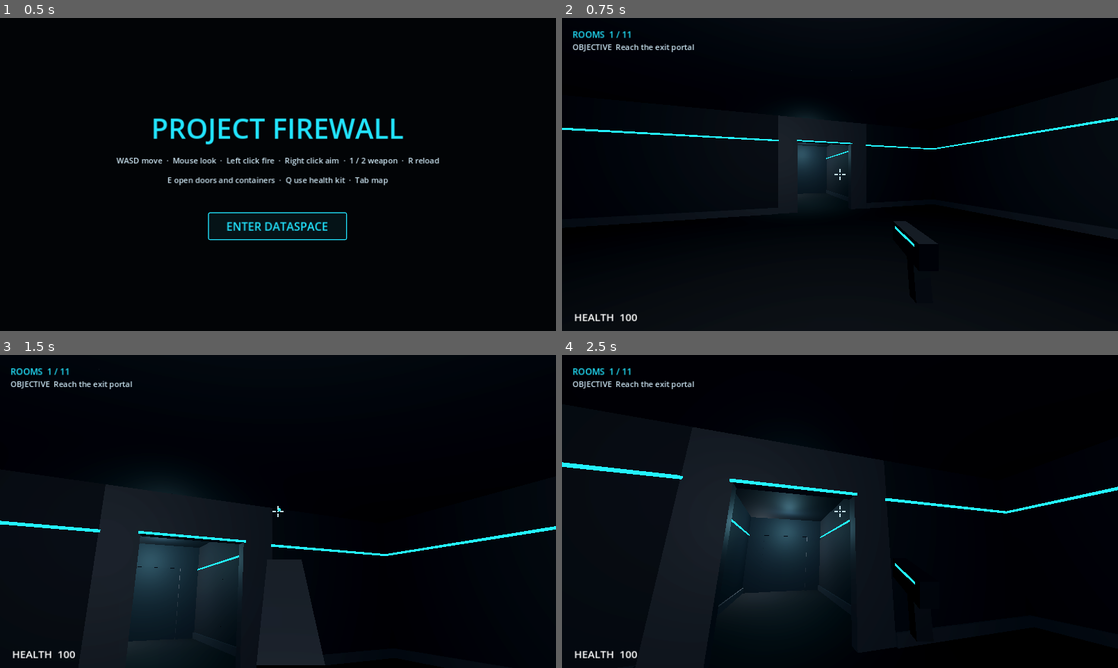
Above: before the commit, frames 1-4 (two rows, left to right).
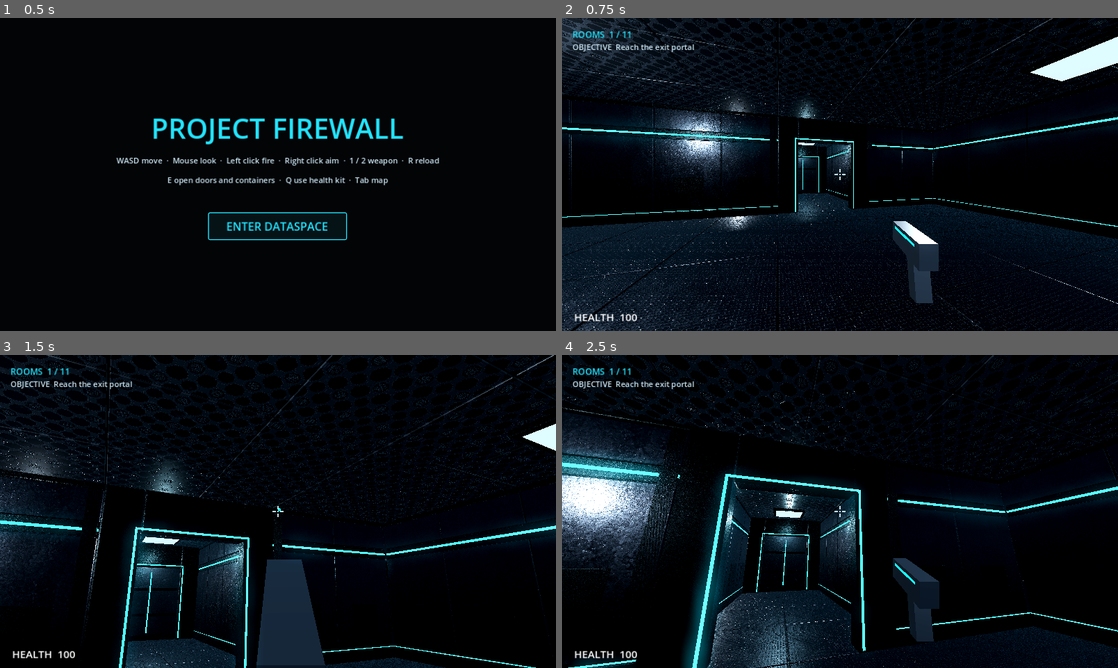
Above: after the commit, the same moments.

Repository: willsertorio/godot-blender
Game: Godot game, scene res://scenes/main.tscn
Same seed, same stepped clock (60 frames per second), same inputs: the game is played once before the commit and once after it.
Inputs (mouse positions are in pixels of both pictures, inside the frame that each line leads up to):
- Up to frame 1 (0.5 s): no input
- Up to frame 2 (0.75 s): click "ENTER DATASPACE" at 0.5 s
- Up to frame 3 (1.5 s): tap Enter at 1.25 s; move the mouse to (305, 511) at 1.27 s; hold W (move_forward) from 1.28 s (still down); hold Right mouse button (aim) from 1.28 s (still down); click (305, 511) at 1.42 s
- Up to frame 4 (2.5 s): keep holding W (move_forward); move the mouse to (812, 511) at 2.02 s; release Right mouse button (aim) at 2.03 s; click (812, 511) at 2.1 s

Frame 1 is identical in both runs. In frame 2, 23% of the frame differs, in the area x 0-100%, y 0-100%; in frame 3, 18%; in frame 4, 28%.

Commit message:
Environment art: modelled kit and door, ambientCG materials, neon shader, lighting pass
- blender/scripts/build_kit.py builds floor, ceiling (+light variant), wall, doorframe,
  pillar and an animated door with bevelled parts, weighted normals and metre UVs
- MaterialLib binds ambientCG CC0 texture sets (ORM-packed) and the neon shader by
  material name; tools/fetch_textures.py fetches, checks CC0, packs and logs licences
- Lighting: per-room 2x2 omnis with one shadowed, corridor lights, distance culling,
  Filmic tonemap, glow, fog, dim sky for metal reflections

Co-Authored-By: Claude Opus 5.5 <noreply@anthropic.com>
Claude-Session: https://claude.ai/code/session_01BG5f1AbuPAYmNmnndZXrxf

Diff:
--- /dev/null
+++ b/assets/shaders/neon.gdshader
@@ -0,0 +1,18 @@
+shader_type spatial;
+// Animated neon for every material named Neon* (see scripts/material_lib.gd).
+// Unshaded HDR colour so glow picks it up, with a slow travelling shimmer along the
+// strip (UVs are in metres, so the wave has the same pitch on every piece).
+render_mode unshaded, cull_back;
+
+uniform vec4 neon_color : source_color = vec4(0.133, 0.898, 1.0, 1.0);
+uniform float energy = 2.6;
+uniform float flow_speed = 0.6;
+uniform float flow_amount = 0.18;
+uniform float flicker = 0.0; // 0..1, used for damaged/telegraph strips
+
+void fragment() {
+	float wave = sin((UV.x + UV.y) * 1.6 - TIME * flow_speed * 6.2831);
+	float f = 1.0 - flow_amount * 0.5 + flow_amount * 0.5 * wave;
+	f *= 1.0 - flicker * step(0.85, fract(sin(floor(TIME * 18.0)) * 43758.5453));
+	ALBEDO = neon_color.rgb * energy * f;
+}
--- a/licenses.csv
+++ b/licenses.csv
@@ -1 +1,10 @@
 name,source,url,license,date
+MetalPlates015B (2K PBR texture),ambientCG,https://ambientcg.com/view?id=MetalPlates015B,CC0 1.0,2026-11-10
+DiamondPlate008A (2K PBR texture),ambientCG,https://ambientcg.com/view?id=DiamondPlate008A,CC0 1.0,2026-11-10
+Metal029 (1K PBR texture),ambientCG,https://ambientcg.com/view?id=Metal029,CC0 1.0,2026-11-10
+Metal046A (2K PBR texture),ambientCG,https://ambientcg.com/view?id=Metal046A,CC0 1.0,2026-11-10
+Metal028 (2K PBR texture),ambientCG,https://ambientcg.com/view?id=Metal028,CC0 1.0,2026-11-10
+Metal038 (2K PBR texture),ambientCG,https://ambientcg.com/view?id=Metal038,CC0 1.0,2026-11-10
+"Environment kit: Floor, Ceiling, CeilingLight, Wall, Doorframe, Pillar (assets/models/kit_env.glb)",modelled,blender/scripts/build_kit.py,Original work for this project (no third-party content),2026-11-10
+Door with sliding Panel and Open animation (assets/models/door.glb),modelled,blender/scripts/build_kit.py,Original work for this project (no third-party content),2026-11-10
+Neon shader (assets/shaders/neon.gdshader),modelled,assets/shaders/neon.gdshader,Original work for this project (no third-party content),2026-11-10
--- a/project.godot
+++ b/project.godot
@@ -19,3 +19,5 @@
 renderer/rendering_method="gl_compatibility"
 renderer/rendering_method.mobile="gl_compatibility"
 textures/vram_compression/import_etc2_astc=true
+limits/opengl/max_renderable_lights=96
+limits/opengl/max_lights_per_object=8
--- a/scripts/capture.gd
+++ b/scripts/capture.gd
@@ -80,6 +80,8 @@
 	cam.global_position = Vector3(mid.x, 60, mid.y)
 	cam.rotation_degrees.x = -90
 	cam.current = true
+	main.light_cull_enabled = false
+	main.cull_lights()
 	var env: Environment = main.get_node("WorldEnvironment").environment
 	var amb := env.ambient_light_energy
 	env.ambient_light_energy = 1.5
@@ -89,6 +91,7 @@
 	env.ambient_light_energy = amb
 	cam.queue_free()
 	main.player.camera.current = true
+	main.light_cull_enabled = true
 
 
 func _place(pos: Vector3, look: Vector3) -> void:
@@ -96,6 +99,7 @@
 	p.global_position = pos
 	p.velocity = Vector3.ZERO
 	p.look_at_point(look)
+	main.cull_lights()
 
 
 func _open_doors() -> void:
--- a/scripts/dungeon_builder.gd
+++ b/scripts/dungeon_builder.gd
@@ -10,11 +10,19 @@
 const CELL := DungeonGen.CELL
 const CEILING_LAYER := 2  # visual layer bit for ceiling meshes
 
-var kit  # KitGreybox or a later kit with get_mesh()/get_collision()
+var kit  # KitArt (default) or KitGreybox: get_mesh(), get_collision(), optional door_scene()
+
+static var _art_kit: KitArt
+
+
+static func default_kit():
+	if _art_kit == null:
+		_art_kit = KitArt.new()
+	return _art_kit
 
 
 func _init(p_kit = null) -> void:
-	kit = p_kit if p_kit != null else KitGreybox.new()
+	kit = p_kit if p_kit != null else default_kit()
 
 
 static func edge_transform(c: Vector2i, d: Vector2i) -> Transform3D:
@@ -38,7 +46,9 @@
 		var area := ("r%d" if e.t == DungeonGen.T_ROOM else "c%d") % e.id
 		var xf := Transform3D(Basis(), DungeonGen.cell_center(c))
 		_add(pieces, area, "floor", xf)
-		_add(pieces, "ceil_" + area, "ceiling", xf)
+		# Light fixtures on every other cell (checkerboard on both axes) to keep the ceiling calm.
+		var lit := posmod(c.x, 2) == 0 and posmod(c.y, 2) == 0 if e.t == DungeonGen.T_ROOM else posmod(c.x + c.y, 2) == 0
+		_add(pieces, "ceil_" + area, "ceiling_light" if lit else "ceiling", xf)
 		for d in DungeonGen.DIRS:
 			var n: Vector2i = c + d
 			if not g.is_floor(n):
@@ -158,9 +168,13 @@
 		var door := Door.new()
 		door.name = "Door%d" % dw.corridor
 		door.transform = edge_transform(c, d)
-		var panel := MeshInstance3D.new()
-		panel.name = "Panel"
-		panel.mesh = kit.get_mesh("door_panel")
+		var panel: Node3D
+		if kit.has_method("door_scene"):
+			panel = kit.door_scene()  # glb root holding Panel + AnimationPlayer("Open")
+		else:
+			panel = MeshInstance3D.new()
+			panel.name = "Panel"
+			panel.mesh = kit.get_mesh("door_panel")
 		door.setup(panel, kit.get_collision("door_panel"))
 		door.set_meta("corridor", dw.corridor)
 		door.set_meta("room", g.room_at(c))
@@ -168,24 +182,44 @@
 
 
 func _build_lights(g: DungeonGen, root: Node3D) -> void:
+	## Rooms: up to 2 x 2 ceiling lights (one per quadrant of larger rooms); the light
+	## nearest the centre casts shadows. Corridors: one unshadowed light at the midpoint.
+	## Keeps every area mesh under the Compatibility limit of 8 lights per object.
 	var lights := Node3D.new()
 	lights.name = "Lights"
 	root.add_child(lights)
 	for r in g.rooms:
-		var l := OmniLight3D.new()
-		l.name = "RoomLight%d" % r.id
-		l.position = r.center() + Vector3.UP * 3.4
-		l.omni_range = maxf(r.rect.size.x, r.rect.size.y) * CELL * 0.85
-		l.omni_attenuation = 1.2
-		l.light_energy = 1.6
-		l.light_color = Color(0.85, 0.93, 1.0)
-		lights.add_child(l)
+		var nx := 2 if r.rect.size.x >= 4 else 1
+		var nz := 2 if r.rect.size.y >= 4 else 1
+		var size := Vector2(r.rect.size) * CELL
+		var origin := Vector2(r.rect.position) * CELL
+		var centre := r.center()
+		var placed: Array[OmniLight3D] = []
+		for ix in nx:
+			for iz in nz:
+				var l := OmniLight3D.new()
+				l.name = "RoomLight%d_%d" % [r.id, placed.size()]
+				var px := origin.x + size.x * (ix + 0.5) / nx
+				var pz := origin.y + size.y * (iz + 0.5) / nz
+				l.position = Vector3(px, 3.55, pz)
+				var span := maxf(size.x / nx, size.y / nz)
+				l.omni_range = span * 1.15 + 3.0
+				l.omni_attenuation = 0.75
+				l.light_energy = 2.8
+				l.light_specular = 0.6
+				l.light_color = Color(0.82, 0.92, 1.0)
+				lights.add_child(l)
+				placed.append(l)
+		placed.sort_custom(func(a, b): return a.position.distance_to(centre) < b.position.distance_to(centre))
+		placed[0].shadow_enabled = true
+		placed[0].shadow_bias = 0.08
 	for co in g.corridors:
 		var mid: Vector2i = co.cells[co.cells.size() / 2]
 		var l := OmniLight3D.new()
 		l.name = "CorridorLight%d" % co.id
-		l.position = DungeonGen.cell_center(mid) + Vector3.UP * 3.4
-		l.omni_range = 9.0
-		l.light_energy = 0.9
-		l.light_color = Color(0.6, 0.9, 1.0)
+		l.position = DungeonGen.cell_center(mid) + Vector3.UP * 3.5
+		l.omni_range = co.cells.size() * CELL * 0.6 + 4.0
+		l.light_energy = 1.4
+		l.light_specular = 0.5
+		l.light_color = Color(0.7, 0.92, 1.0)
 		lights.add_child(l)
--- /dev/null
+++ b/scripts/kit_art.gd
@@ -0,0 +1,47 @@
+class_name KitArt
+extends RefCounted
+## The Blender environment kit (assets/models/kit_env.glb + door.glb). Same interface as
+## KitGreybox: get_mesh(piece), get_collision(piece), plus door_scene().
+
+const KIT := "res://assets/models/kit_env.glb"
+const DOOR := "res://assets/models/door.glb"
+const NODES := {"floor": "Floor", "ceiling": "Ceiling", "ceiling_light": "CeilingLight", "wall": "Wall", "doorframe": "Doorframe", "pillar": "Pillar"}
+
+var _meshes: Dictionary = {}
+var _door: PackedScene
+
+
+func _init() -> void:
+	var scene: Node = (load(KIT) as PackedScene).instantiate()
+	for piece in NODES:
+		var mi := scene.find_child(NODES[piece], true, false) as MeshInstance3D
+		assert(mi != null, "kit_env.glb has no node " + NODES[piece])
+		_meshes[piece] = MaterialLib.rebind(mi.mesh)
+	scene.free()
+	_door = load(DOOR)
+
+
+func get_mesh(piece: String) -> Mesh:
+	return _meshes[piece]
+
+
+func door_scene() -> Node3D:
+	var d := _door.instantiate() as Node3D
+	MaterialLib.rebind_tree(d)
+	return d
+
+
+## Collision boxes in the piece frame (Godot space). Must stay in step with build_kit.py.
+func get_collision(piece: String) -> Array[AABB]:
+	match piece:
+		"wall":
+			return [AABB(Vector3(-2, 0, 0), Vector3(4, 4, 0.3))]
+		"doorframe":
+			return [AABB(Vector3(-2, 0, -0.06), Vector3(0.8, 4, 0.42)),
+				AABB(Vector3(1.2, 0, -0.06), Vector3(0.8, 4, 0.42)),
+				AABB(Vector3(-1.2, 3, -0.06), Vector3(2.4, 1, 0.42))]
+		"pillar":
+			return [AABB(Vector3(-0.45, 0, -0.45), Vector3(0.9, 4, 0.9))]
+		"door_panel":
+			return [AABB(Vector3(-1.2, 0, 0.08), Vector3(2.4, 3, 0.14))]
+	return []
--- a/scripts/kit_greybox.gd
+++ b/scripts/kit_greybox.gd
@@ -35,6 +35,7 @@
 
 	_meshes["floor"] = _build([[mat_floor, AABB(Vector3(-2, -0.2, -2), Vector3(4, 0.2, 4))]])
 	_meshes["ceiling"] = _build([[mat_wall, AABB(Vector3(-2, 4, -2), Vector3(4, 0.2, 4))]])
+	_meshes["ceiling_light"] = _meshes["ceiling"]
 	_meshes["wall"] = _build([
 		[mat_wall, AABB(Vector3(-2, 0, 0), Vector3(4, 4, 0.3))],
 		[mat_neon, AABB(Vector3(-2, 2.95, -0.03), Vector3(4, 0.06, 0.03))],
--- a/scripts/main.gd
+++ b/scripts/main.gd
@@ -5,6 +5,7 @@
 ##   --seed=N        first dungeon uses seed N (later runs use N+1, N+2, ...)
 ##   --autostart     skip the title screen
 ##   --capture=DIR   run the capture tour (scripts/capture.gd) and quit
+##   --greybox       build with greybox boxes instead of the Blender kit
 ## In the browser the same options come from the URL query: ?seed=N&autostart=1
 
 const NEON_CYAN := Color("#22E5FF")
@@ -21,6 +22,12 @@
 var layout: DungeonGen
 var player: Player
 var ui: GameUI
+
+## Lights further than this beyond their own range are hidden. The Compatibility
+## renderer has a global cap on renderable lights and every live light costs on the web.
+const LIGHT_CULL_MARGIN := 10.0
+var light_cull_enabled := true
+var _cull_timer := 0.0
 
 # Run stats
 var kills := 0
@@ -56,7 +63,7 @@
 func start_run() -> void:
 	_clear_world()
 	layout = DungeonGen.new().generate(current_seed(), difficulty)
-	world = DungeonBuilder.new().build(layout)
+	world = DungeonBuilder.new(KitGreybox.new() if args.has("greybox") else null).build(layout)
 	add_child(world)
 	var portal: ExitPortal = world.get_node("ExitPortal")
 	portal.reached.connect(func(): end_run(true))
@@ -105,6 +112,19 @@
 	if r >= 0 and not visited.has(r):
 		visited[r] = true
 	ui.update_hud(self)
+	_cull_timer -= _delta
+	if _cull_timer <= 0.0:
+		_cull_timer = 0.15
+		cull_lights()
+
+
+func cull_lights() -> void:
+	var lights := world.get_node_or_null("Lights")
+	if lights == null:
+		return
+	var eye := player.global_position
+	for l: OmniLight3D in lights.get_children():
+		l.visible = not light_cull_enabled or l.global_position.distance_to(eye) < l.omni_range + LIGHT_CULL_MARGIN
 
 
 func _input(event: InputEvent) -> void:
@@ -116,19 +136,42 @@
 
 
 func _setup_environment() -> void:
+	## Lighting / post: dark background, cool ambient fill, a dim sky used only for
+	## metal reflections, depth fog, ACES tonemap and HDR glow so neon blooms.
 	var we := WorldEnvironment.new()
 	we.name = "WorldEnvironment"
 	var env := Environment.new()
 	env.background_mode = Environment.BG_COLOR
-	env.background_color = Color(0.01, 0.012, 0.018)
+	env.background_color = Color(0.008, 0.01, 0.016)
+	var sky := Sky.new()
+	var sm := ProceduralSkyMaterial.new()
+	sm.sky_top_color = Color(0.1, 0.16, 0.2)
+	sm.sky_horizon_color = Color(0.25, 0.32, 0.38)
+	sm.ground_bottom_color = Color(0.03, 0.035, 0.04)
+	sm.ground_horizon_color = Color(0.2, 0.26, 0.3)
+	sm.sun_angle_max = 0.0
+	sky.sky_material = sm
+	sky.radiance_size = Sky.RADIANCE_SIZE_64
+	env.sky = sky
+	env.reflected_light_source = Environment.REFLECTION_SOURCE_SKY
 	env.ambient_light_source = Environment.AMBIENT_SOURCE_COLOR
-	env.ambient_light_color = Color(0.35, 0.42, 0.5)
-	env.ambient_light_energy = 0.35
+	env.ambient_light_color = Color(0.3, 0.4, 0.48)
+	env.ambient_light_energy = 0.6
 	env.tonemap_mode = Environment.TONE_MAPPER_FILMIC
+	env.tonemap_exposure = 1.05
 	env.glow_enabled = true
-	env.glow_intensity = 0.8
-	env.glow_bloom = 0.05
-	env.glow_hdr_threshold = 0.9
+	env.glow_intensity = 0.7
+	env.glow_strength = 1.0
+	env.glow_bloom = 0.02
+	env.glow_hdr_threshold = 1.0
+	env.glow_blend_mode = Environment.GLOW_BLEND_MODE_SOFTLIGHT
+	env.fog_enabled = true
+	env.fog_light_color = Color(0.03, 0.06, 0.08)
+	env.fog_density = 0.012
+	env.fog_sky_affect = 0.0
+	env.adjustment_enabled = true
+	env.adjustment_contrast = 1.06
+	env.adjustment_saturation = 1.05
 	we.environment = env
 	add_child(we)
 
--- /dev/null
+++ b/scripts/material_lib.gd
@@ -0,0 +1,91 @@
+class_name MaterialLib
+## Godot-side materials, bound by the material names Blender exports.
+## Blender only names materials (and gives preview colours); textures, tiling and the
+## neon shader live here, so visuals are tuned in Godot where they are judged.
+##
+## UVs are in metres, so `tile` is metres per texture repeat.
+
+const TEX := "res://assets/textures/%s/%s.jpg"
+
+const SURFACES := {
+	"WallPanel": {"set": "Metal046A", "tile": 2.0, "tint": Color(0.7, 0.74, 0.8), "rough": 1.0, "metal": 0.3},
+	"WallTrim": {"set": "Metal028", "tile": 2.0, "tint": Color(0.75, 0.78, 0.82), "rough": 0.85, "metal": 0.35},
+	"DoorMetal": {"set": "Metal038", "tile": 2.0, "tint": Color(0.62, 0.66, 0.72), "rough": 0.85, "metal": 0.7},
+	"Floor": {"set": "DiamondPlate008A", "tile": 1.0, "tint": Color(0.55, 0.57, 0.6), "rough": 0.9, "metal": 0.45},
+	"Ceiling": {"set": "MetalPlates015B", "tile": 2.0, "tint": Color(0.5, 0.52, 0.56), "rough": 1.0, "metal": 0.3},
+	"PropMetal": {"set": "Metal029", "tile": 1.0, "tint": Color(1, 1, 1), "rough": 1.0, "metal": 1.0},
+}
+
+const NEON := {
+	"NeonCyan": Color("#22E5FF"),
+	"NeonRed": Color("#FF2D55"),
+	"NeonGreen": Color("#39FF88"),
+	"NeonViolet": Color("#B48CFF"),
+}
+
+static var _cache: Dictionary = {}
+
+
+static func get_material(name: String) -> Material:
+	if _cache.has(name):
+		return _cache[name]
+	var m: Material = null
+	if SURFACES.has(name):
+		m = _surface(SURFACES[name])
+	elif name.begins_with("Neon"):
+		m = neon(NEON.get(name, NEON.NeonCyan))
+	elif name == "LightPanel":
+		var lp := StandardMaterial3D.new()
+		lp.shading_mode = BaseMaterial3D.SHADING_MODE_UNSHADED
+		lp.albedo_color = Color(0.72, 0.88, 1.0) * 1.05
+		m = lp
+	if m:
+		m.resource_name = name
+		_cache[name] = m
+	return m
+
+
+static func neon(c: Color, energy: float = 2.6) -> ShaderMaterial:
+	var sm := ShaderMaterial.new()
+	sm.shader = load("res://assets/shaders/neon.gdshader")
+	sm.set_shader_parameter("neon_color", c)
+	sm.set_shader_parameter("energy", energy)
+	return sm
+
+
+static func _surface(spec: Dictionary) -> ORMMaterial3D:
+	var m := ORMMaterial3D.new()
+	var s: String = spec.set
+	m.albedo_texture = load(TEX % [s, "albedo"])
+	m.albedo_color = spec.tint
+	m.orm_texture = load(TEX % [s, "orm"])
+	m.normal_enabled = true
+	m.normal_texture = load(TEX % [s, "normal"])
+	m.roughness = spec.rough
+	m.metallic = spec.metal
+	var k := 1.0 / float(spec.tile)
+	m.uv1_scale = Vector3(k, k, k)
+	m.texture_filter = BaseMaterial3D.TEXTURE_FILTER_LINEAR_WITH_MIPMAPS_ANISOTROPIC
+	return m
+
+
+## Replace every surface material of a mesh with the library material of the same name.
+static func rebind(mesh: Mesh) -> Mesh:
+	var out := mesh.duplicate() as Mesh
+	for i in out.get_surface_count():
+		var src := out.surface_get_material(i)
+		if src == null:
+			continue
+		var lib := get_material(src.resource_name)
+		if lib:
+			out.surface_set_material(i, lib)
+		else:
+			push_warning("MaterialLib: no material named '%s'" % src.resource_name)
+	return out
+
+
+## Rebind every MeshInstance3D under `root` (for glb scenes instanced as-is).
+static func rebind_tree(root: Node) -> void:
+	for n in root.find_children("*", "MeshInstance3D", true, false):
+		var mi := n as MeshInstance3D
+		mi.mesh = rebind(mi.mesh)
--- a/scripts/weapon_holder.gd
+++ b/scripts/weapon_holder.gd
@@ -24,6 +24,8 @@
 	player = p
 	view_model = _greybox_pistol()
 	add_child(view_model)
+	for mi in view_model.find_children("*", "MeshInstance3D", true, false):
+		mi.cast_shadow = GeometryInstance3D.SHADOW_CASTING_SETTING_OFF
 	muzzle = view_model.get_node("Muzzle")
 	flash = OmniLight3D.new()
 	flash.light_color = Color("#22E5FF")
Binary file added: assets/models/door.glb
Not shown, added: assets/models/door.glb.import
Binary file added: assets/models/kit_env.glb
Not shown, added: assets/models/kit_env.glb.import
Binary file added: assets/textures/DiamondPlate008A/albedo.jpg
Not shown, added: assets/textures/DiamondPlate008A/albedo.jpg.import
Binary file added: assets/textures/DiamondPlate008A/normal.jpg
Not shown, added: assets/textures/DiamondPlate008A/normal.jpg.import
Binary file added: assets/textures/DiamondPlate008A/orm.jpg
Not shown, added: assets/textures/DiamondPlate008A/orm.jpg.import
Binary file added: assets/textures/Metal028/albedo.jpg
Not shown, added: assets/textures/Metal028/albedo.jpg.import
(and 29 more such lines)
